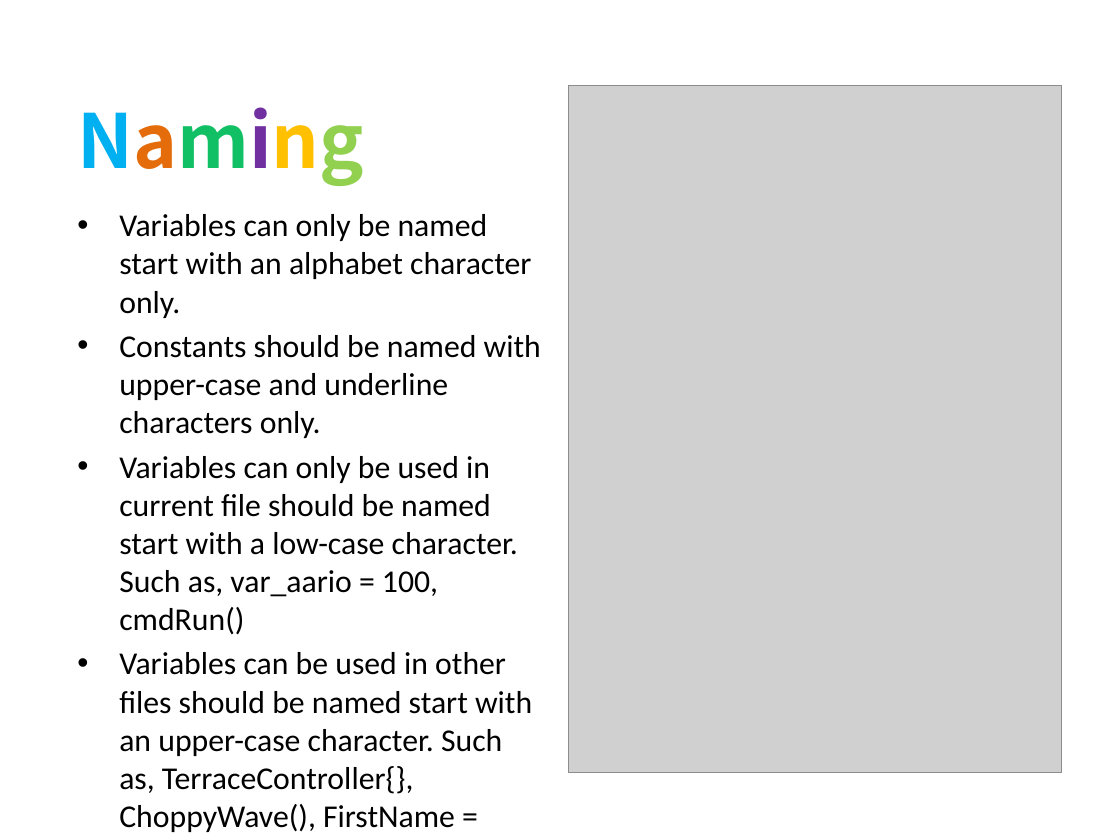
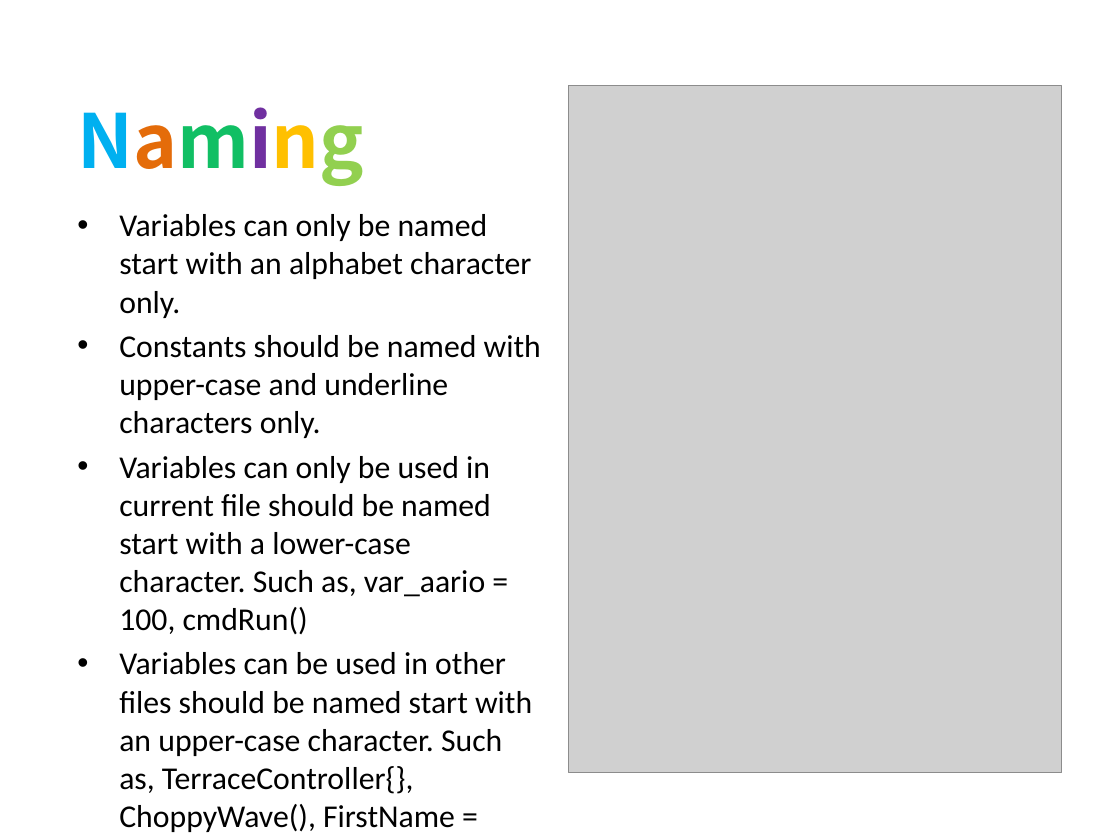
Before and after one commit to guoyu07/NotesPublic, a slide deck: slide 3 of Aario-PPT/IT/2. Aario's Code Style Guide.pptx. Drawn at 1120x840 pixels with LibreOffice and Linux fonts; fonts in the diff are those of the drawing; grey boxes stand for pictures. Boxes give left, top, right and bottom in pixels: in the first picture for what was removed or moved away, otherwise in the second. Text is boxed around its words. In the diff, an @@ line names an element or a change of style, - is before the commit and + after.

Commit message:
Aario's Code Style Guide.ppt

```diff
--- a/Aario-PPT/IT/2. Aario's Code Style Guide.pptx
+++ b/Aario-PPT/IT/2. Aario's Code Style Guide.pptx
@@ text at (119, 456, 491, 634): text changed @@
-• Variables can only be used in current file should be named start with a low-case character. Such as, var_aario = 100, cmdRun()
+• Variables can only be used in current file should be named start with a lower-case character. Such as, var_aario = 100, cmdRun()
```
Also in this commit, not shown: 2 other slides changed, 5 other files.
